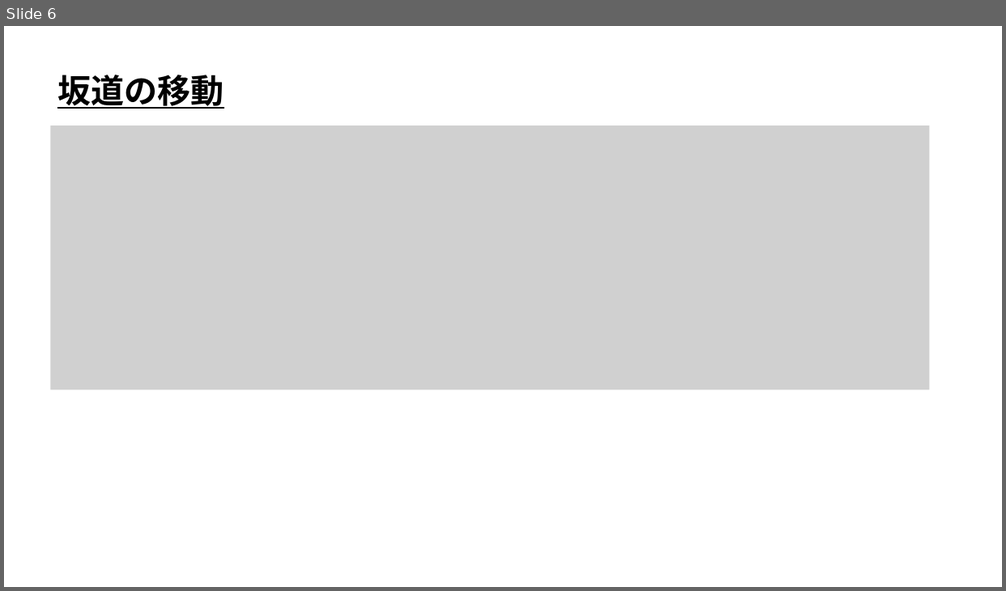
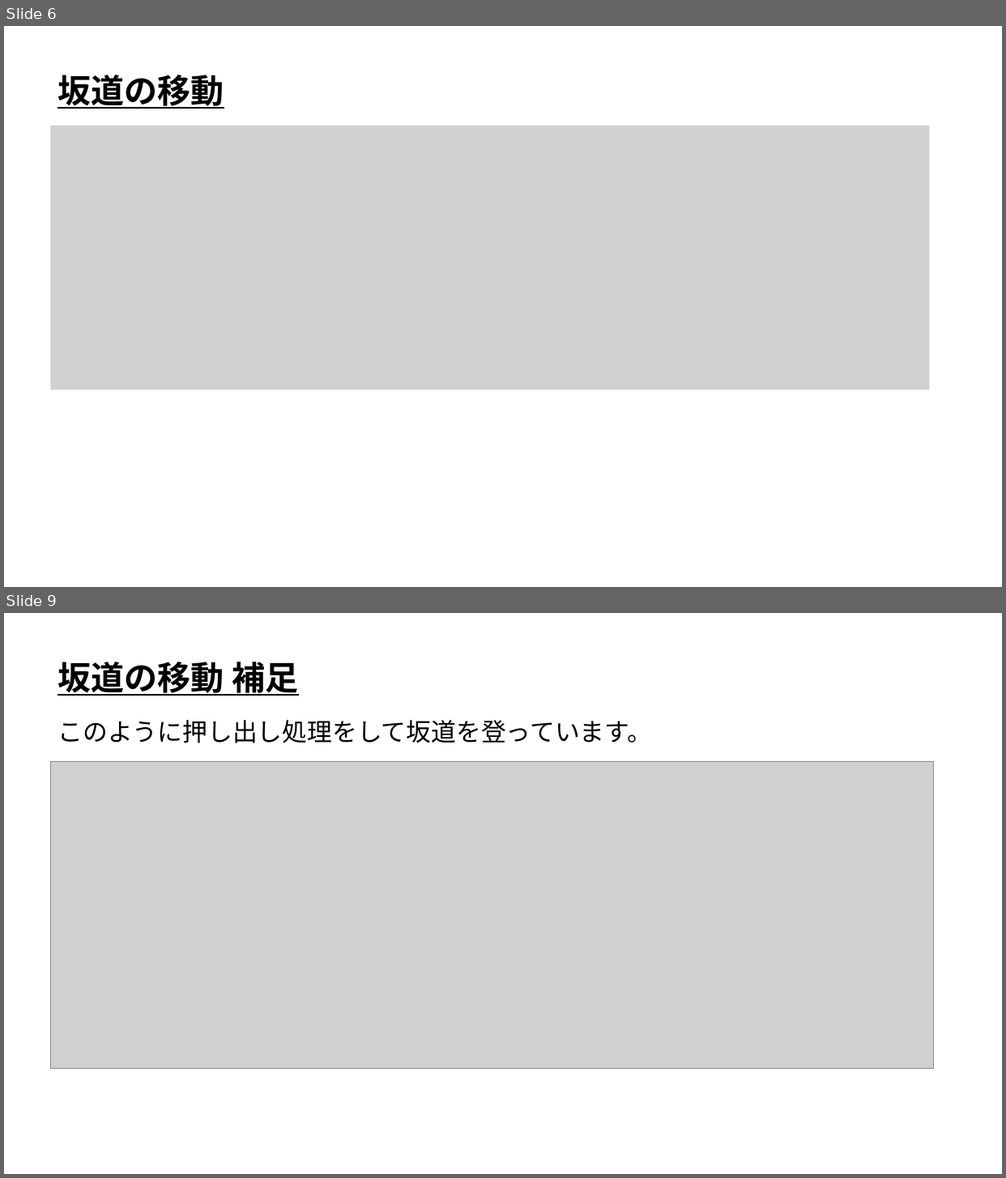
Before and after one commit to ArakiYusuke-Ohara/Textbook, a slide deck: ゲーム科1年/00_前期/ゲームプログラミングⅢ/ゲーム数学/実習/00_坂道の移動.pptx. Shown one above the other, each under a label of ours: slide 6 before the commit, slides 6 and 9 after it; the slides between them are not shown. The pictures are 1006x591 and 1006x1178 pixels, drawn with LibreOffice and Linux fonts; fonts in the diff are those of the drawing; grey boxes stand for pictures. Boxes give left, top, right and bottom in pixels: in the first picture for what was removed or moved away, otherwise in the second. Text is boxed around its words. In the diff, an @@ line names an element or a change of style, - is before the commit and + after.

```diff
--- a/ゲーム科1年/00_前期/ゲームプログラミングⅢ/ゲーム数学/実習/00_坂道の移動.pptx
+++ b/ゲーム科1年/00_前期/ゲームプログラミングⅢ/ゲーム数学/実習/00_坂道の移動.pptx
@@ slide 9 added at (x1=4, y1=613, x2=1002, y2=1174), background #FFFFFF @@
@@ text added at (x1=57, y1=662, x2=298, y2=696), 32 pt, text #000000, bold, underline @@
+坂道の移動 補足
@@ text added at (x1=57, y1=720, x2=652, y2=743), 24 pt, text #000000 @@
+このように押し出し処理をして坂道を登っています。
@@ picture added at (x1=50, y1=762, x2=934, y2=1069) @@
```
Also in this commit, not shown: 1 slide changed, 1 other slide added, 1 slide removed, 36 other files.
